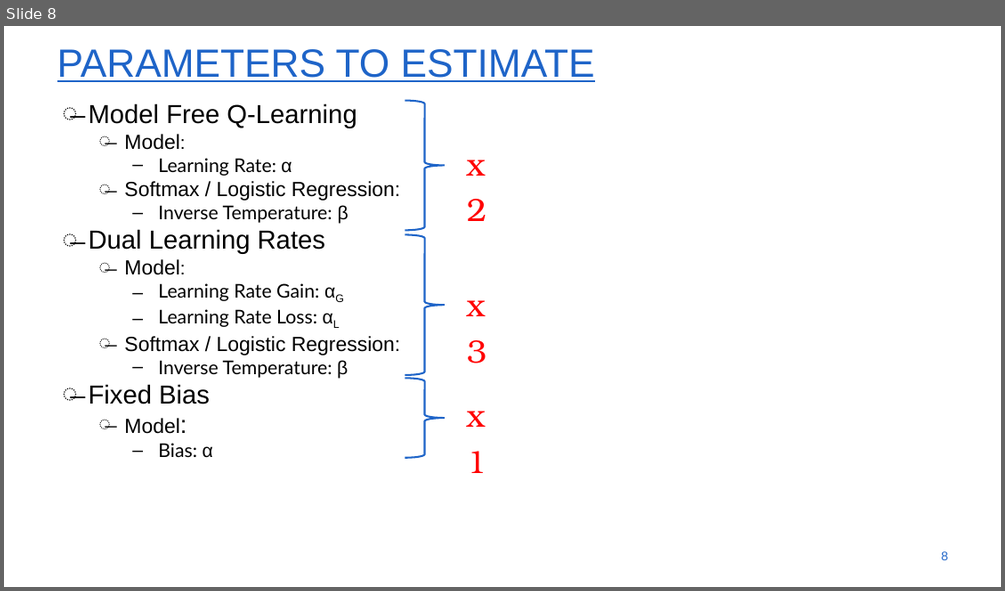
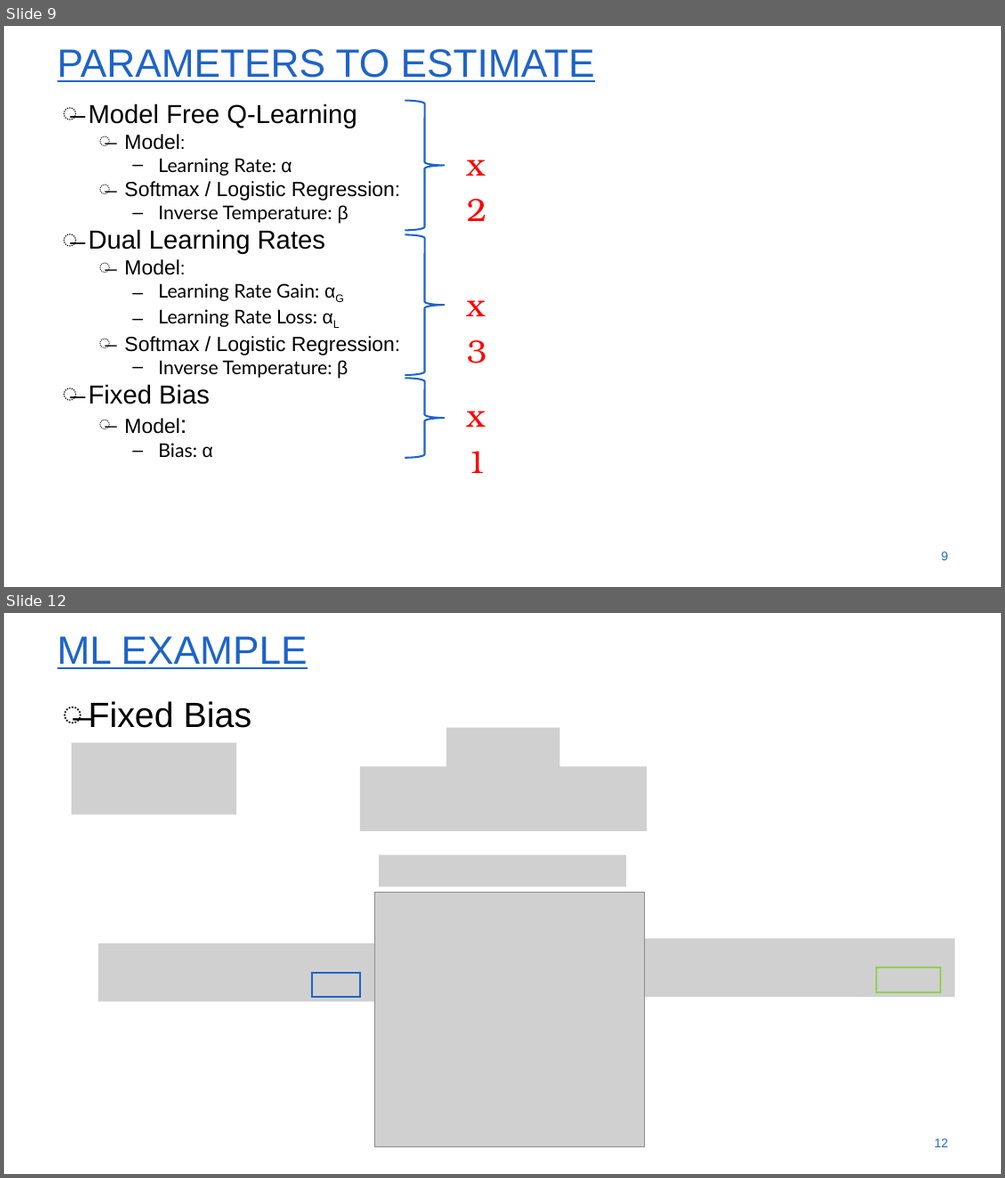
Before and after one commit to SvenWientjes/ModularGraphs-RL, a slide deck: Docs/Hierarchical cognitive modeling and model comparison.pptx. Shown one above the other, each under a label of ours: slide 8 before the commit, slides 9 and 12 after it; the slides between them are not shown. The pictures are 1005x591 and 1005x1178 pixels, drawn with LibreOffice and Linux fonts; fonts in the diff are those of the drawing; grey boxes stand for pictures; background and template pictures are left out. Boxes give left, top, right and bottom in pixels: in the first picture for what was removed or moved away, otherwise in the second. Text is boxed around its words. In the diff, an @@ line names an element or a change of style, - is before the commit and + after.

```diff
--- a/Docs/Hierarchical cognitive modeling and model comparison.pptx
+++ b/Docs/Hierarchical cognitive modeling and model comparison.pptx
@@ slide 12 added at bbox=[4, 613, 1001, 1174], background #FFFFFF @@
@@ title added at bbox=[57, 636, 307, 669], 54 pt, text #1E64C8, underline @@
+ML EXAMPLE
@@ text added at bbox=[89, 701, 252, 728], 48 pt, text #000000 @@
+̶ Fixed Bias
@@ picture added at bbox=[72, 743, 236, 814] @@
@@ picture added at bbox=[446, 728, 560, 767] @@
@@ picture added at bbox=[360, 766, 647, 831] @@
@@ picture added at bbox=[379, 855, 626, 887] @@
@@ picture added at bbox=[374, 892, 644, 1146] @@
@@ picture added at bbox=[98, 943, 374, 1002] @@
@@ picture added at bbox=[631, 939, 955, 997] @@
@@ rectangle added at bbox=[312, 973, 360, 997], outline #1E64C8 2.5 pt @@
@@ rectangle added at bbox=[875, 967, 939, 991], outline #92D050 2.5 pt @@
@@ page number added at bbox=[934, 1138, 948, 1147], 17.1 pt, text #1E64C8 @@
+12
@@ what was slide 8 is now slide 9 @@
```
Also in this commit, not shown: 4 slides changed, 25 other slides added, 14 other files.
